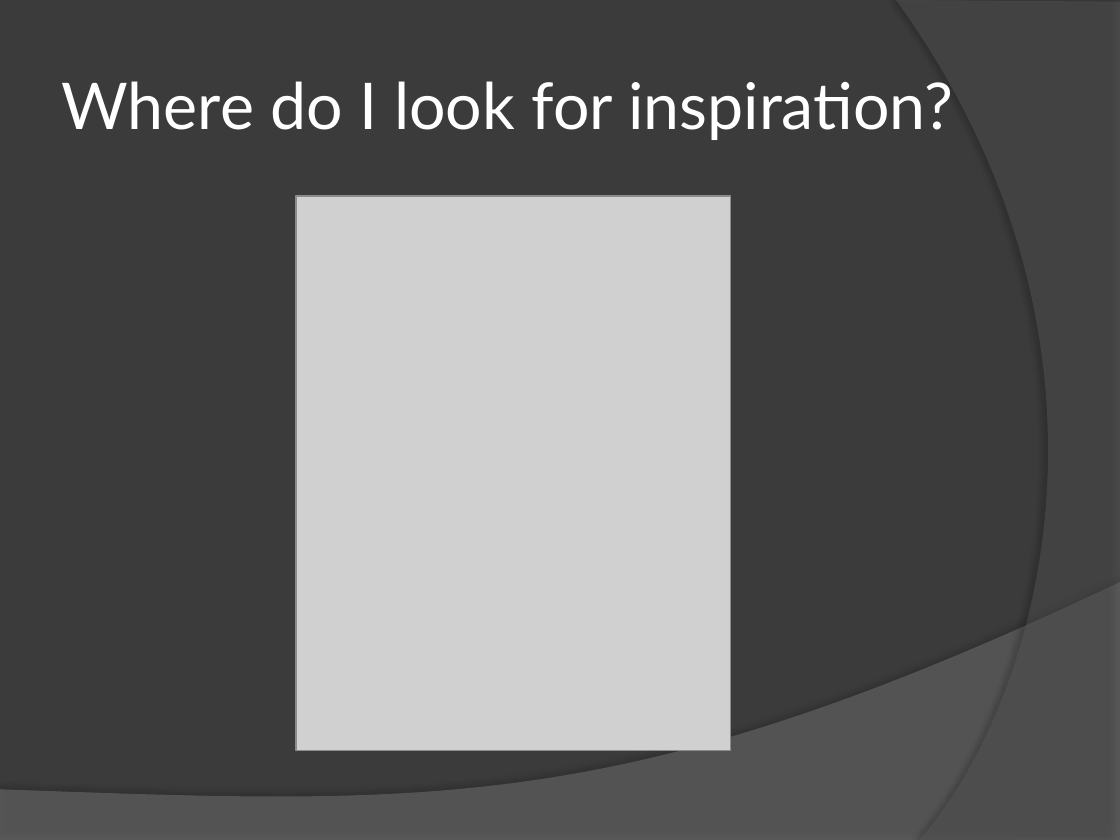
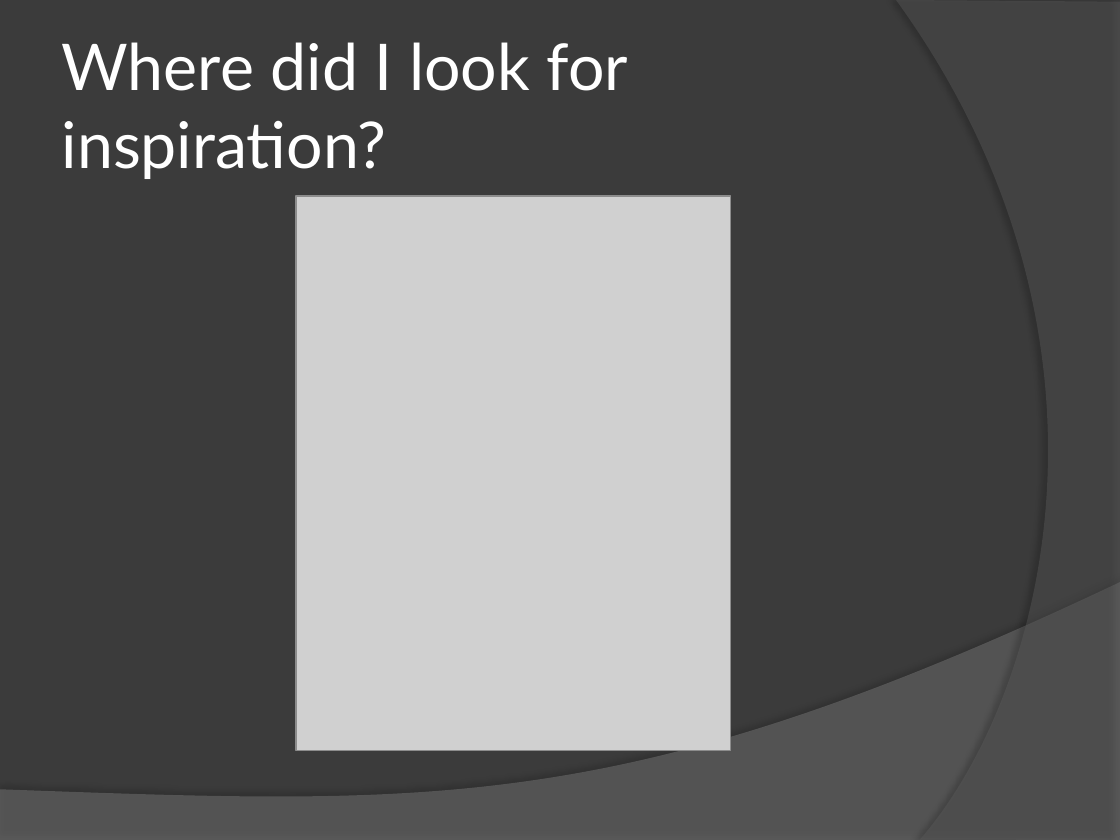
Before and after one commit to michelgrootjans/grootjansrailsapace, a slide deck: slide 3 of alt.net.RoR.pptx. Drawn at 1120x840 pixels with LibreOffice and Linux fonts; fonts in the diff are those of the drawing; grey boxes stand for pictures. Boxes give left, top, right and bottom in pixels: in the first picture for what was removed or moved away, otherwise in the second. Text is boxed around its words. In the diff, an @@ line names an element or a change of style, - is before the commit and + after.

```diff
--- a/alt.net.RoR.pptx
+++ b/alt.net.RoR.pptx
@@ title at (62, 42, 628, 179): text changed @@
-Where do I look for inspiration?
+Where did I look for inspiration?
```
Also in this commit, not shown: 2 other slides changed.
